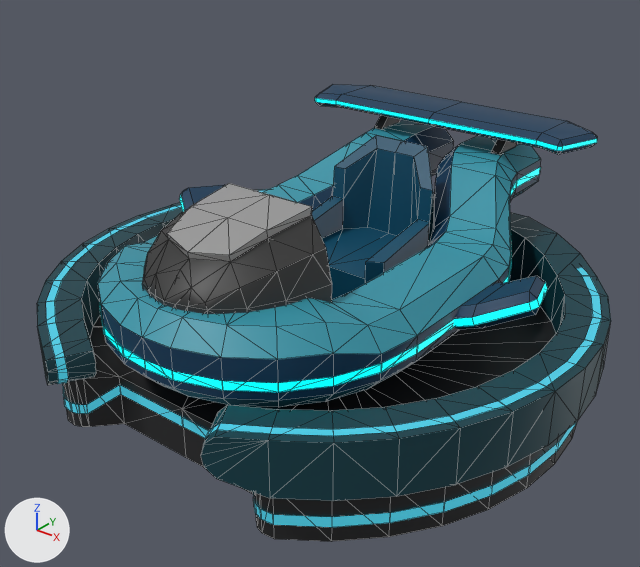
An edit to the Blender file assets/models/vehicles/stoms-vehicles.blend, drawn before and after from the same camera.
Camera for both pictures: a 50 mm camera at (1.91, -2.71, 1.86) aimed at (0.05, -0.39, 0.42). The axes (+X, +Y, +Z) are drawn at lower left. The lights are the same throughout. Mesh edges are drawn as thin lines.

The first picture shows 'speedster.aerofoil', 'speedster.base', 'speedster.body', 'speedster.hood', 'speedster.neons.001', 'speedster.neons.002', 'speedster.neons.003', 'speedster.seat', 'speedster.wings'.
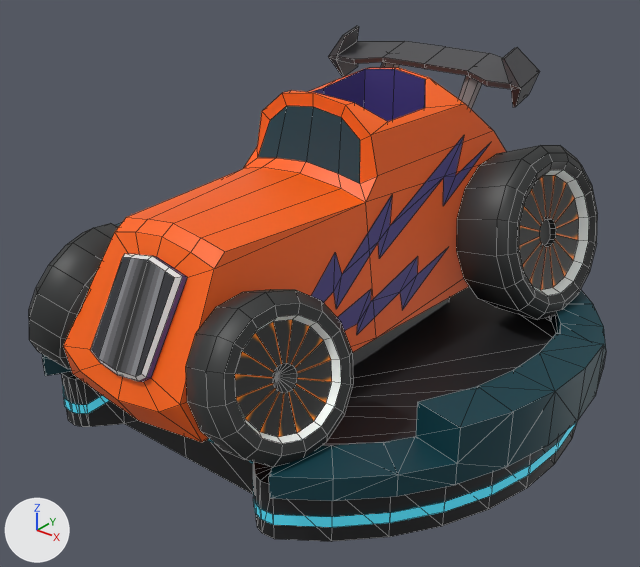
Commit message: init: add hotwheels

Where the change shows, as pixel boxes (x1, y1, x2, y2) in the pictures (640 x 567 px):
'speedster.base', reshaped (10% shorter): before (37, 189, 611, 542); after (42, 223, 606, 542)
'hotwheels.body', added: after (63, 67, 506, 442)
'speedster.body', deleted: before (98, 120, 541, 407)
'hotwheels.wheels.front', added: after (29, 223, 353, 467)
'hotwheels.wheels.rear', added: after (457, 145, 598, 320)
'speedster.hood', deleted: before (142, 183, 332, 314)
'speedster.seat', deleted: before (312, 135, 433, 300)
'speedster.aerofoil', deleted: before (315, 84, 597, 155)
'hotwheels.spoiler', added: after (328, 26, 539, 109)
'hotwheels.decals', added: after (311, 136, 489, 334)
'speedster.neons.003', deleted: before (46, 190, 602, 439)
'speedster.wings', deleted: before (180, 185, 548, 330)
'speedster.neons.001', deleted: before (100, 167, 541, 392)
part 1 of me_cylinder, cut back: before (37, 189, 611, 501); after (42, 287, 606, 501)

Patch to the scene script:
```diff
--- a/assets/models/vehicles/stoms-vehicles.blend.py
+++ b/assets/models/vehicles/stoms-vehicles.blend.py
@@ me_cylinder @@
-me_cylinder.from_pydata(...)  # 122 vertices, 99 faces; spans x 0.0..1.06, y -1.01..1.0, z -0.1..0.33
+me_cylinder.from_pydata(...)  # 102 vertices, 84 faces; spans x 0.0..1.06, y -0.91..1.0, z -0.1..0.3
+# me_cylinder part 1
+# 24 vertices are removed from x 0.0..0.81, y -1.01..-0.03, z -0.05..0.3
+# 33 faces are deleted
+# 8 vertices in x 0.58..0.99, y -0.81..0.58, z 0.3 move by (0.0, 0.0, -0.12)
+# 6 vertices in x 0.0..0.53, y 0.78..1.0, z 0.33 move by (0.0, 0.0, -0.15)
+# 5 vertices move from x 0.32..0.81, y -0.85..0.81, z 0.15..0.32 to x 0.45..0.81, y -0.78..0.81, z 0.18..0.3
+# 4 vertices are added at (0.81, -0.68, 0.18), (0.53, -0.91, 0.18), (0.91, -0.53, 0.18), (0.75, -0.49, 0.18)
+# 18 new faces join them
 me_cylinder.materials.append(mat_dcl_avatarwearables)
@@ ob_speedster_aerofoil @@
-ob_speedster_aerofoil = bpy.data.objects.new('speedster.aerofoil', me_cylinder_006)
@@ ob_speedster_body @@
-ob_speedster_body = bpy.data.objects.new('speedster.body', me_cube_001)
@@ ob_speedster_hood @@
-ob_speedster_hood = bpy.data.objects.new('speedster.hood', me_cube_003)
@@ ob_speedster_seat @@
-ob_speedster_seat = bpy.data.objects.new('speedster.seat', me_cube_006)
@@ ob_speedster_wings @@
-ob_speedster_wings = bpy.data.objects.new('speedster.wings', me_cylinder_008)
@@ ob_speedster_neons_001 @@
-ob_speedster_neons_001 = bpy.data.objects.new('speedster.neons.001', me_cube_007)
@@ ob_speedster_neons_003 @@
-ob_speedster_neons_003 = bpy.data.objects.new('speedster.neons.003', me_cylinder_001)
@@ ob_hotwheels_body @@
+ob_hotwheels_body = bpy.data.objects.new('hotwheels.body', me_cube_017)  # 79 vertices, 66 faces; spans x -0.28..0.46, y -1.31..0.46, z -0.04..0.93; modifiers MIRROR
+ob_hotwheels_body.location = (0.0, 0.0, 0.194)
@@ ob_hotwheels_spoiler @@
+ob_hotwheels_spoiler = bpy.data.objects.new('hotwheels.spoiler', me_plane_003)  # 36 vertices, 27 faces; spans x 0.0..0.45, y -0.095..0.163, z -0.177..0.086; modifiers MIRROR
+ob_hotwheels_spoiler.location = (0.0, 0.337, 1.108)
+ob_hotwheels_spoiler.rotation_euler = (0.263, 0.0, 0.0)  # degrees (15, 0, 0)
@@ ob_hotwheels_decals @@
+ob_hotwheels_decals = bpy.data.objects.new('hotwheels.decals', me_cube_018)  # 24 vertices, 4 faces; spans x 0.314..0.428, y -0.972..0.238, z 0.23..0.758; modifiers SHRINKWRAP, MIRROR, TRIANGULATE
+ob_hotwheels_decals.location = (0.0, 0.039, 0.168)
@@ ob_hotwheels_wheels_rear @@
+ob_hotwheels_wheels_rear = bpy.data.objects.new('hotwheels.wheels.rear', me_cylinder_030)  # 128 vertices, 114 faces; spans x -1.09..1.09, y -1.09..1.09, z -1.0..1.12; modifiers MIRROR
+ob_hotwheels_wheels_rear.location = (0.552, 0.276, 0.547)
+ob_hotwheels_wheels_rear.rotation_euler = (-0.0631, 1.331, -0.185)  # degrees (-3.6, 76, -11)
+ob_hotwheels_wheels_rear.scale = (0.305, 0.305, 0.116)
@@ ob_hotwheels_wheels_front @@
+ob_hotwheels_wheels_front = bpy.data.objects.new('hotwheels.wheels.front', me_cylinder_028)  # 113 vertices, 113 faces; spans x -1.09..1.09, y -1.09..1.09, z -1.0..1.03; modifiers MIRROR, TRIANGULATE
+ob_hotwheels_wheels_front.location = (0.41, -1.061, 0.487)
+ob_hotwheels_wheels_front.rotation_euler = (-0.0417, 1.237, -0.265)  # degrees (-2.4, 71, -15)
+ob_hotwheels_wheels_front.scale = (0.235, 0.235, 0.0889)
```
